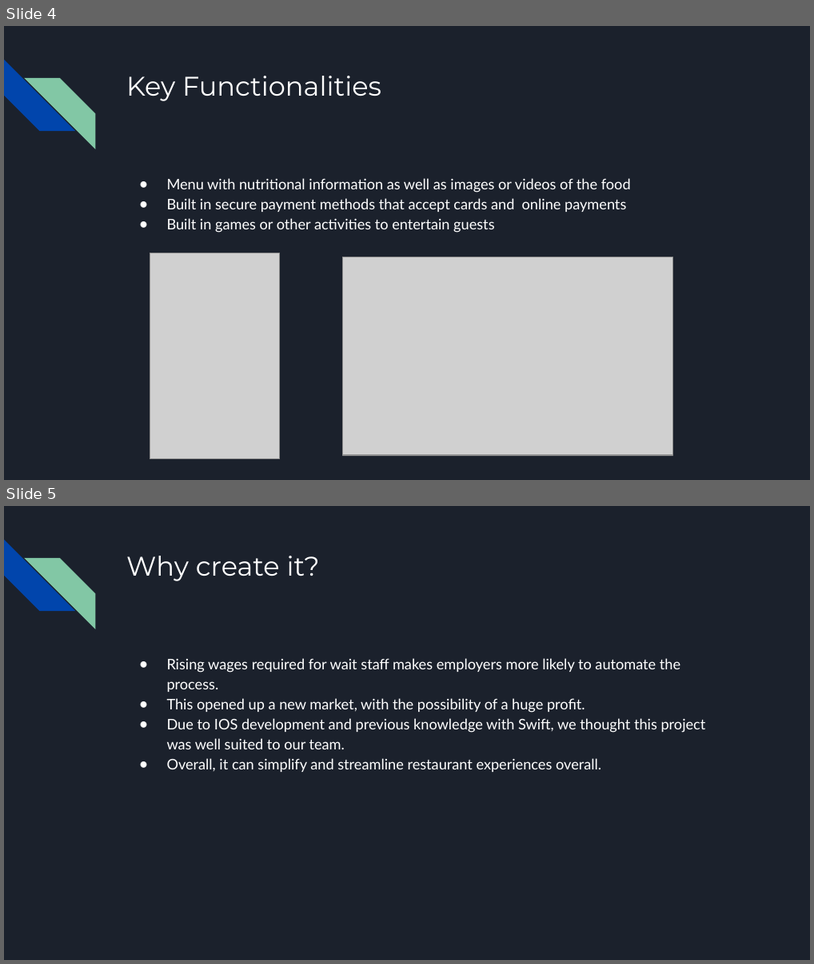
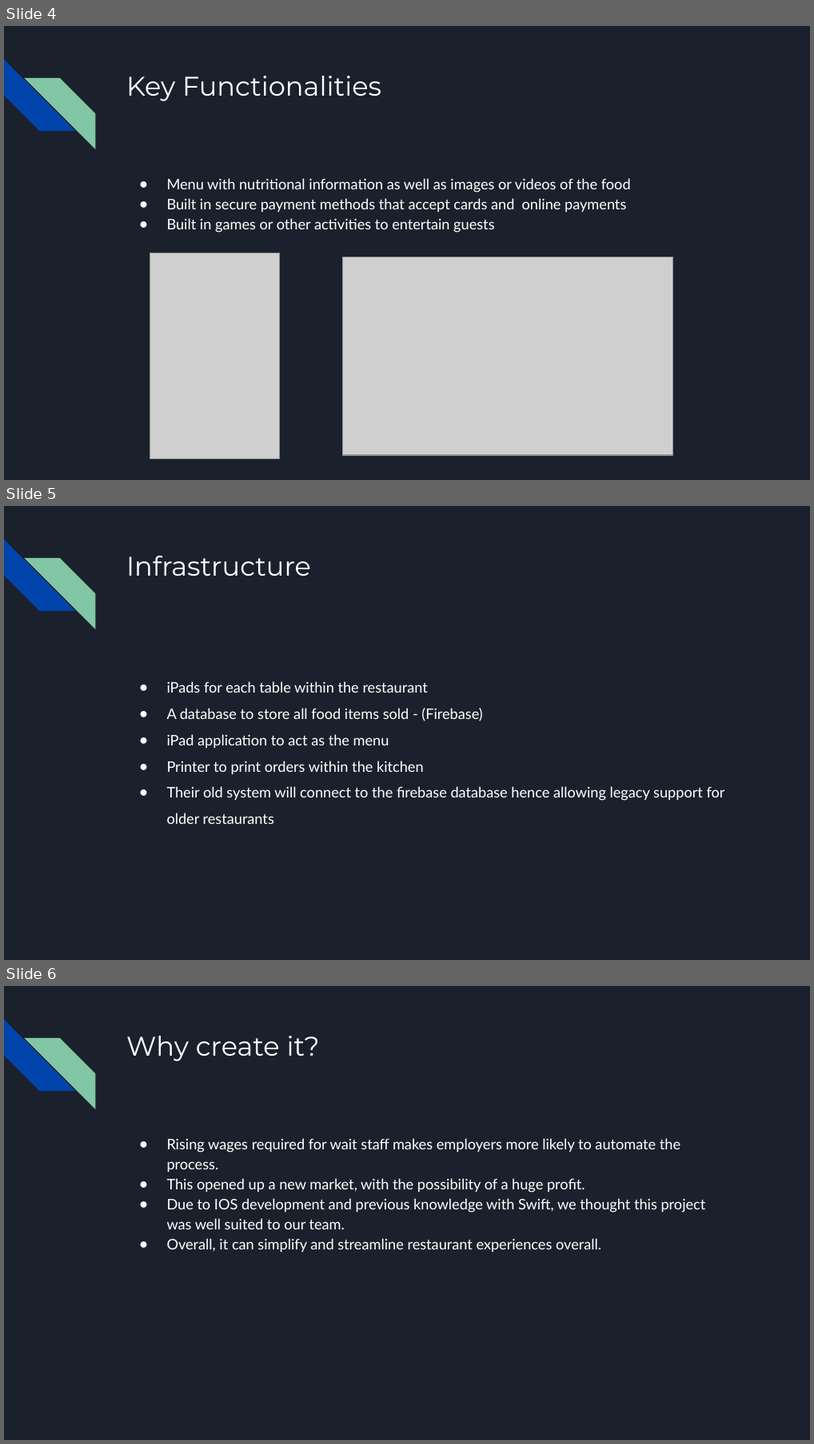
Before and after one commit to SPM-OT/lab-5-group-heiren, a slide deck: iPad Restaurant Application_ Menus4U.pptx. Shown one above the other, each under a label of ours: slides 4 and 5 before the commit, slides 4, 5 and 6 after it. The pictures are 814x964 and 814x1444 pixels, drawn with LibreOffice and Linux fonts; fonts in the diff are those of the drawing; grey boxes stand for pictures. Boxes give left, top, right and bottom in pixels: in the first picture for what was removed or moved away, otherwise in the second. Text is boxed around its words. In the diff, an @@ line names an element or a change of style, - is before the commit and + after.

```diff
--- a/iPad Restaurant Application_ Menus4U.pptx
+++ b/iPad Restaurant Application_ Menus4U.pptx
@@ slide 5 added at (x1=4, y1=506, x2=810, y2=960), background #1B212C; not listed: 2 template elements that a slide beside it also shows @@
@@ title added at (x1=126, y1=556, x2=311, y2=576), 24 pt, text #FFFFFF @@
+Infrastructure
@@ text added at (x1=167, y1=681, x2=726, y2=824), 13 pt, text #FFFFFF @@
+● iPads for each table within the restaurant
+● A database to store all food items sold - (Firebase)
+● iPad application to act as the menu
+● Printer to print orders within the kitchen
+● Their old system will connect to the firebase database hence allowing legacy support for older restaurants
@@ what was slide 5 is now slide 6 @@
```
Also in this commit, not shown: 2 slides changed, 1 other slide added, 1 slide removed.
